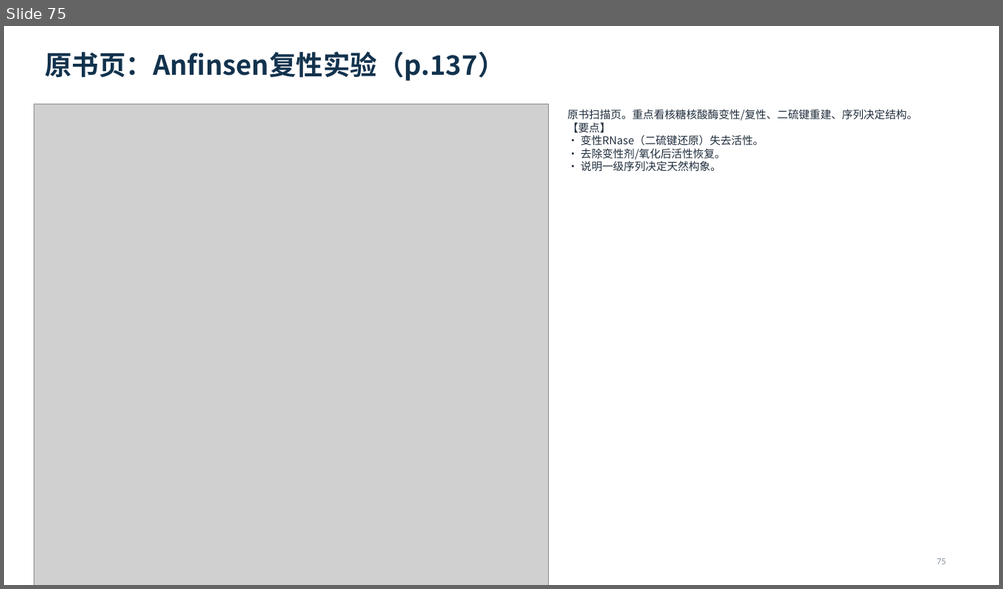
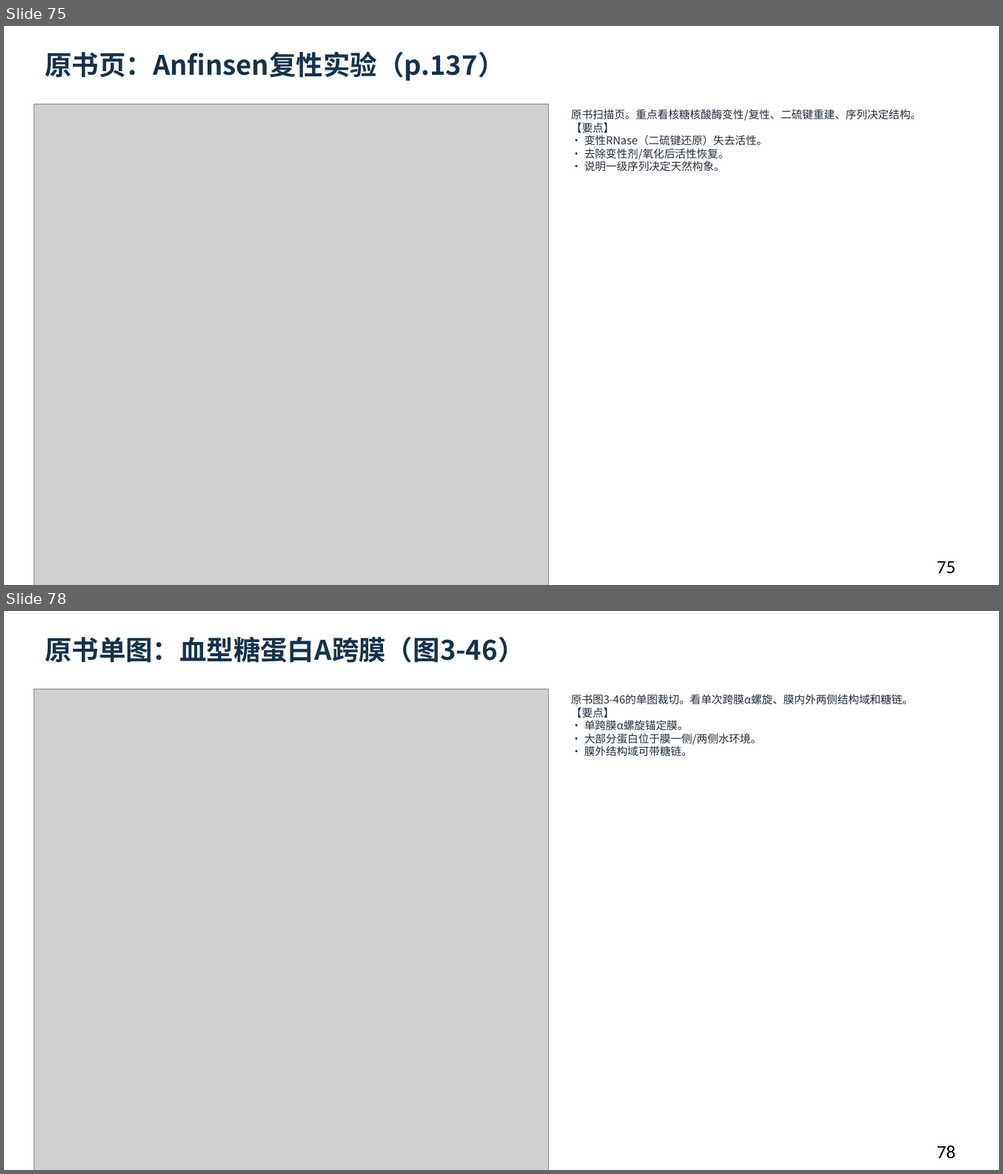
Before and after one commit to newkan-li/Biochemistry, a slide deck: downloads/bc03-ai-style.pptx. Shown one above the other, each under a label of ours: slide 75 before the commit, slides 75 and 78 after it; the slides between them are not shown. The pictures are 1003x589 and 1003x1174 pixels, drawn with LibreOffice and Linux fonts; fonts in the diff are those of the drawing; grey boxes stand for pictures. Boxes give left, top, right and bottom in pixels: in the first picture for what was removed or moved away, otherwise in the second. Text is boxed around its words. In the diff, an @@ line names an element or a change of style, - is before the commit and + after.

Commit message:
bc03补原书单图卡片5页并重生成81页下载版;更新下载版本;版本20261111y

```diff
--- a/downloads/bc03-ai-style.pptx
+++ b/downloads/bc03-ai-style.pptx
@@ slide 78 added at box(4, 611, 999, 1170), background #FFFFFF @@
@@ text added at box(45, 637, 524, 663), 26 pt, text #12324D, bold @@
+原书单图：血型糖蛋白A跨膜（图3-46）
@@ picture added at box(34, 689, 549, 1170) @@
@@ text added at box(571, 694, 913, 756), 10.5 pt, text #202D3C @@
+原书图3-46的单图裁切。看单次跨膜α螺旋、膜内外两侧结构域和糖链。
+【要点】
+• 单跨膜α螺旋锚定膜。
+• 大部分蛋白位于膜一侧/两侧水环境。
+• 膜外结构域可带糖链。
@@ text added at box(936, 1145, 956, 1159), 18 pt, text #000000 @@
+78
@@ slide 75 changed as well @@
@@ text "原书扫描页。重点看核糖核酸酶变性/复性、二硫键重建、序列决定结构。 【要点】 • 变性RNase（二硫键还原）失去活性。 ...": place and size @@
-text "原书扫描页。重点看核糖核酸酶变性/复性、二硫键重建、序列决定结构。 【要点】 • 变性RNase（二硫键还原）失去活性。 ..." at box(567, 109, 917, 171)
+text "原书扫描页。重点看核糖核酸酶变性/复性、二硫键重建、序列决定结构。 【要点】 • 变性RNase（二硫键还原）失去活性。 ..." at box(571, 109, 921, 171)
@@ text "75" at box(936, 561, 956, 574): size 9 to 18 pt, text colour #8C96A0 to #000000 @@
```
Also in this commit, not shown: 75 other slides changed, 4 other slides added, 10 other files.
